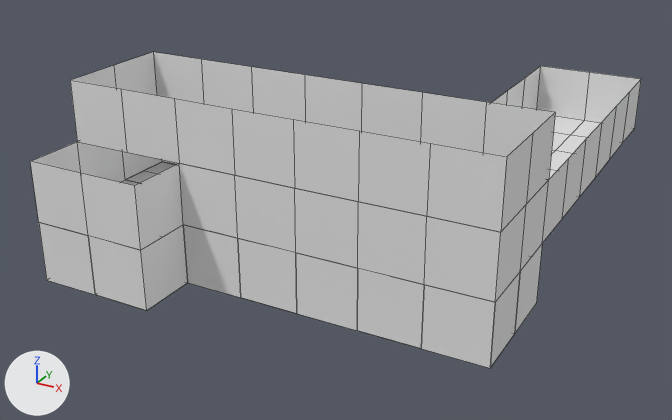
The Blender file Assets/World Models/MainHallwayOtherworld.blend, before and after one commit.
Before and after are seen from a camera (50 mm lens) standing at (46.6, -71.8, 35.7) and looking at (3.7, 6.2, -3.3). Arrows for +X, +Y and +Z are at lower left; the lights stay in place. Mesh edges are drawn as thin lines. Materials are left out; every surface is plain grey.

In view in the first picture: 'Chao', 'Paredes', 'Under'.
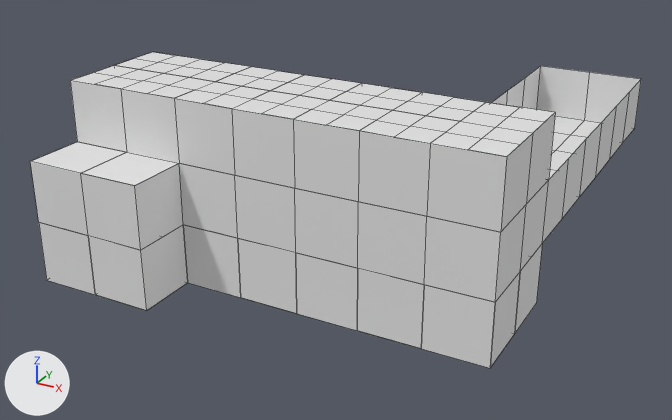
Pixel boxes [x1, y1, x2, y2] of what changed, in the pictures (672 x 420 px):
'Teto', shown: after [31, 52, 555, 186]

What the commit changed:
Object 'Teto' (ob_teto) is now shown.
